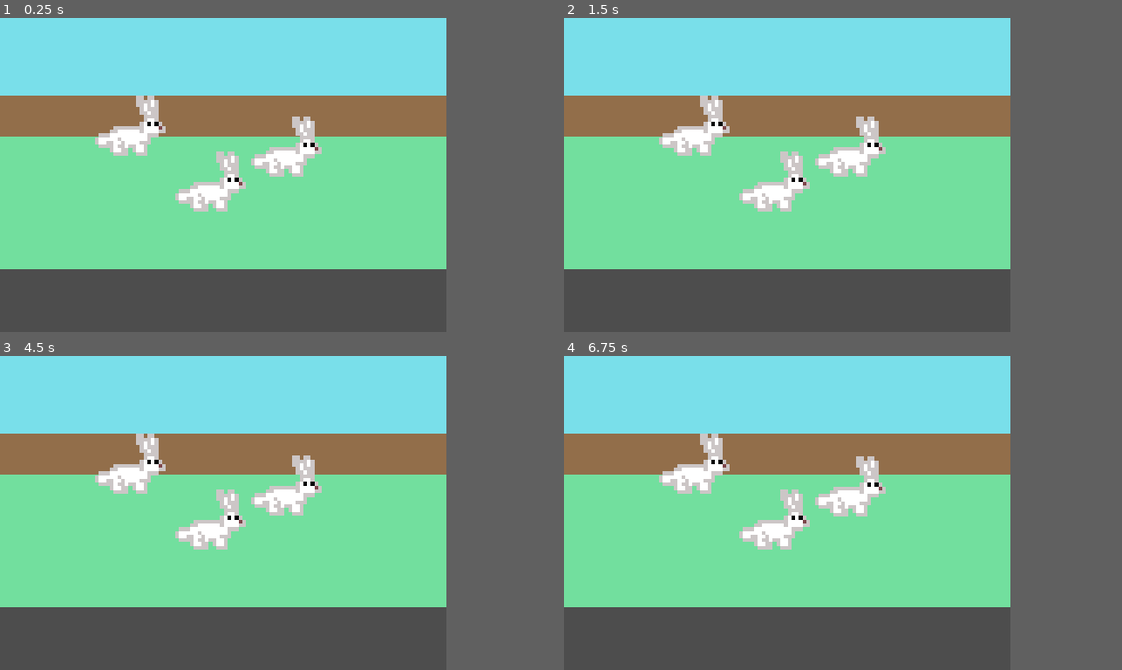
Above: before the commit, frames 1-4 (two rows, left to right).
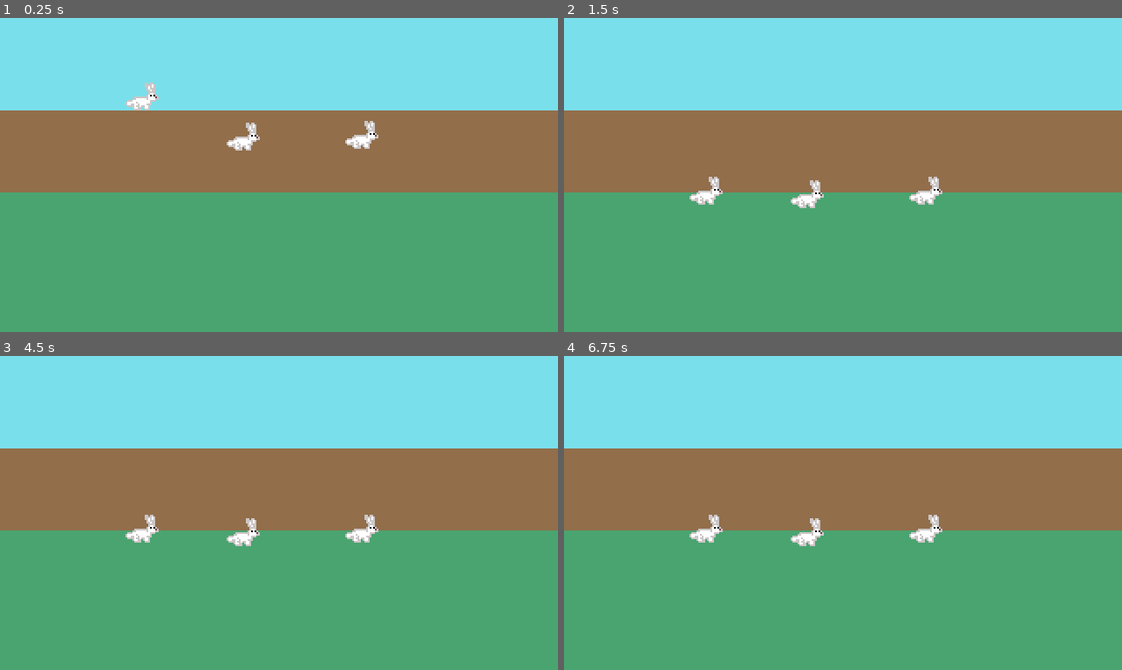
Above: after the commit, the same moments.

Repository: MarinaFlynne/LD56
Game: Godot game, scene res://Levels/backyard.tscn
Two runs of this game, one before a commit and one after it. Both use one fixed random seed, a clock stepped at 60 frames per second and the inputs below. The project has no main scene, so this scene is started directly.
Inputs (mouse positions are in pixels of both pictures, inside the frame that each line leads up to):
- Up to frame 1 (0.25 s): no input
- Up to frame 2 (1.5 s): click (854, 149) at 0.52 s; click (854, 149) at 1.27 s
- Up to frame 3 (4.5 s): click (290, 487) at 2.02 s; tap Enter at 2.75, 4.25 s; move the mouse to (323, 497) at 2.77 s; click (323, 497) at 2.85 s; tap Space at 3.5 s; move the mouse to (133, 528) at 3.52 s; click (133, 528) at 3.6 s; move the mouse to (267, 443) at 4.27 s; click (267, 443) at 4.35 s
- Up to frame 4 (6.75 s): tap Space at 5, 6.5 s; move the mouse to (764, 575) at 5.02 s; click (764, 575) at 5.1 s; tap Enter at 5.75 s; move the mouse to (921, 560) at 5.77 s; click (921, 560) at 5.85 s; move the mouse to (653, 465) at 6.52 s; click (653, 465) at 6.6 s
In our replay, the window is 512x360 before the commit and 640x360 after it. These sizes can differ from the game's own. Grey fills any space a smaller window leaves; there, only what the larger window draws over its background counts as a difference.

The runs differ from the first frame. In frame 1, 66% of the frame differs, in the area x 0-100%, y 0-100%; in frame 2, 65%; in frame 3, 65%; in frame 4, 65%.

Commit message:
improved animal movement

Diff:
--- a/Components/state_component.gd
+++ b/Components/state_component.gd
@@ -1,8 +1,9 @@
 extends Node
 
-enum STATES {PICKED_UP, IDLE, WALKING, EATING}
+enum STATES {PICKED_UP, IDLE, WALKING, EATING, FALLING}
+enum NEEDS {NONE, FOOD, SLEEP}
 var current_state: int = STATES.IDLE
-
+var current_need: int = NEEDS.NONE
 
 func change_state(new_state: int):
 	current_state = new_state
--- a/Levels/backyard.tscn
+++ b/Levels/backyard.tscn
@@ -8,23 +8,23 @@
 [node name="Backyard" type="Node2D"]
 
 [node name="Grass" type="ColorRect" parent="."]
-offset_top = 135.0
-offset_right = 512.0
-offset_bottom = 288.0
+offset_top = 89.0
+offset_right = 320.0
+offset_bottom = 180.0
 mouse_filter = 2
-color = Color(0.449067, 0.874498, 0.620941, 1)
+color = Color(0.291087, 0.643914, 0.439103, 1)
 
 [node name="Fence" type="ColorRect" parent="."]
-offset_top = 69.0
-offset_right = 512.0
-offset_bottom = 136.0
+offset_left = -3.0
+offset_top = 33.0
+offset_right = 320.0
+offset_bottom = 100.0
 mouse_filter = 2
 color = Color(0.573301, 0.430405, 0.291789, 1)
 
 [node name="Sky" type="ColorRect" parent="."]
-offset_top = -1.0
-offset_right = 512.0
-offset_bottom = 89.0
+offset_right = 320.0
+offset_bottom = 53.0
 mouse_filter = 2
 color = Color(0.475355, 0.87388, 0.916637, 1)
 
@@ -32,15 +32,19 @@
 y_sort_enabled = true
 
 [node name="Animal3" parent="Animal Container" instance=ExtResource("1_7c057")]
-position = Vector2(303, 120)
+position = Vector2(141, 55)
+collision_layer = 2
+freeze = false
+freeze_mode = 0
 
 [node name="Animal4" parent="Animal Container" instance=ExtResource("1_7c057")]
-position = Vector2(216, 160)
+position = Vector2(209, 56)
 
 [node name="Animal5" parent="Animal Container" instance=ExtResource("1_7c057")]
-position = Vector2(124, 96)
+position = Vector2(83, 34)
 
 [node name="StaticBody2D" type="StaticBody2D" parent="."]
+collision_mask = 0
 
 [node name="CollisionShape2D" type="CollisionShape2D" parent="StaticBody2D"]
 position = Vector2(3, 146)
--- a/Objects/Animals/animal_3.gd
+++ b/Objects/Animals/animal_3.gd
@@ -2,24 +2,44 @@
 
 @onready var state_comp: Node = $StateComponent
 @onready var move_comp: Node = $MoveComponent
+@onready var sprite: Sprite2D = $Sprite2D
 var is_being_carried: bool
 var mouse_offset
-@export var fall_position_y = 140
+@export var fall_position_y = 105
+
+var previous_position_x: float = position.x
 
 
 # Called every frame. 'delta' is the elapsed time since the previous frame.
 func _process(delta: float) -> void:
 	if state_comp.current_state != state_comp.STATES.PICKED_UP:
-		position = position.clamp(Vector2(0, 0), get_viewport().size)
+		#position = position.clamp(Vector2(5, 5), Vector2(315, 175))
+		pass
+
 	if state_comp.current_state == state_comp.STATES.PICKED_UP:
 		global_position = get_viewport().get_mouse_position() - mouse_offset
+
 	elif state_comp.current_state == state_comp.STATES.WALKING:
-		position = position + move_comp.direction / 10
-		#walk()
+		previous_position_x = position.x
+		position = (position + move_comp.direction / 10).clamp(Vector2(5, fall_position_y - 5), Vector2(315, 175))
+		if previous_position_x <= position.x:
+			if move_comp.is_facing_left == false:
+				move_comp.is_facing_left = true
+				sprite.flip_h = false
+		else:
+			if move_comp.is_facing_left == true:
+				move_comp.is_facing_left = false
+				sprite.flip_h = true
+		pass
+
 	if $BottomPoint.global_position.y <= fall_position_y:
-		gravity_scale = 0.5
+		if state_comp.current_state != state_comp.STATES.PICKED_UP:
+			state_comp.current_state = state_comp.STATES.FALLING
+		freeze = false
 	else:
-		gravity_scale = 0
+		if state_comp.current_state == state_comp.STATES.FALLING:
+			state_comp.current_state = state_comp.STATES.IDLE
+		freeze = true
 		linear_velocity = Vector2.ZERO
 
 func walk():
@@ -33,18 +53,23 @@
 
 func _on_texture_button_button_up() -> void:
 	linear_velocity = Vector2.ZERO
+	position = position.clamp(Vector2(5, 5), Vector2(315, 175))
 	state_comp.change_state(state_comp.STATES.IDLE)
 
 
 func _on_tick_timeout() -> void:
-	print(state_comp.current_state)
 	if state_comp.current_state == state_comp.STATES.IDLE:
 		var moving: bool = move_comp.update_move_state()
 		if moving:
 			state_comp.current_state = state_comp.STATES.WALKING
-			print("started walking")
 	elif state_comp.current_state == state_comp.STATES.WALKING:
 		move_comp.move_ticks -= 1 # decrease the amount of time left to move
 		if move_comp.move_ticks <= 0: #if there are no move ticks left, stop moving
 			state_comp.current_state = state_comp.STATES.IDLE
 		pass
+
+
+func _on_hunger_timeout() -> void:
+	if state_comp.current_need == state_comp.NEEDS.NONE:
+		state_comp.current_need = state_comp.NEEDS.FOOD
+		pass
--- a/Objects/Animals/animal_3.tscn
+++ b/Objects/Animals/animal_3.tscn
@@ -6,30 +6,30 @@
 [ext_resource type="PackedScene" uid="uid://dja8ne81tx64y" path="res://Components/state_component.tscn" id="4_eso3x"]
 
 [sub_resource type="RectangleShape2D" id="RectangleShape2D_asf36"]
-size = Vector2(64, 64)
+size = Vector2(20.5, 17)
 
 [node name="Animal3" type="RigidBody2D"]
-position = Vector2(-32, -32)
 collision_layer = 0
 gravity_scale = 0.5
+freeze = true
 freeze_mode = 1
 script = ExtResource("1_qcgjl")
 
 [node name="CollisionShape2D" type="CollisionShape2D" parent="."]
-position = Vector2(32, 32)
+position = Vector2(-1.25, -0.5)
 shape = SubResource("RectangleShape2D_asf36")
 
 [node name="TextureButton" type="TextureButton" parent="."]
-offset_right = 64.0
-offset_bottom = 64.0
+offset_left = -11.0
+offset_top = -9.0
+offset_right = 8.0
+offset_bottom = 7.0
 
 [node name="Sprite2D" type="Sprite2D" parent="."]
-position = Vector2(32, 32)
-scale = Vector2(4.2957, 4.2957)
 texture = ExtResource("2_s2rup")
 
 [node name="BottomPoint" type="Node2D" parent="."]
-position = Vector2(32, 64)
+position = Vector2(-2, 7)
 
 [node name="StateComponent" parent="." instance=ExtResource("4_eso3x")]
 
@@ -39,6 +39,11 @@
 [node name="Tick" type="Timer" parent="."]
 autostart = true
 
+[node name="Hunger" type="Timer" parent="."]
+wait_time = 20.0
+autostart = true
+
 [connection signal="button_down" from="TextureButton" to="." method="_on_texture_button_button_down"]
 [connection signal="button_up" from="TextureButton" to="." method="_on_texture_button_button_up"]
 [connection signal="timeout" from="Tick" to="." method="_on_tick_timeout"]
+[connection signal="timeout" from="Hunger" to="." method="_on_hunger_timeout"]
--- a/project.godot
+++ b/project.godot
@@ -16,8 +16,8 @@
 
 [display]
 
-window/size/viewport_width=512
-window/size/viewport_height=360
+window/size/viewport_width=320
+window/size/viewport_height=180
 window/stretch/mode="viewport"
 
 [input]
